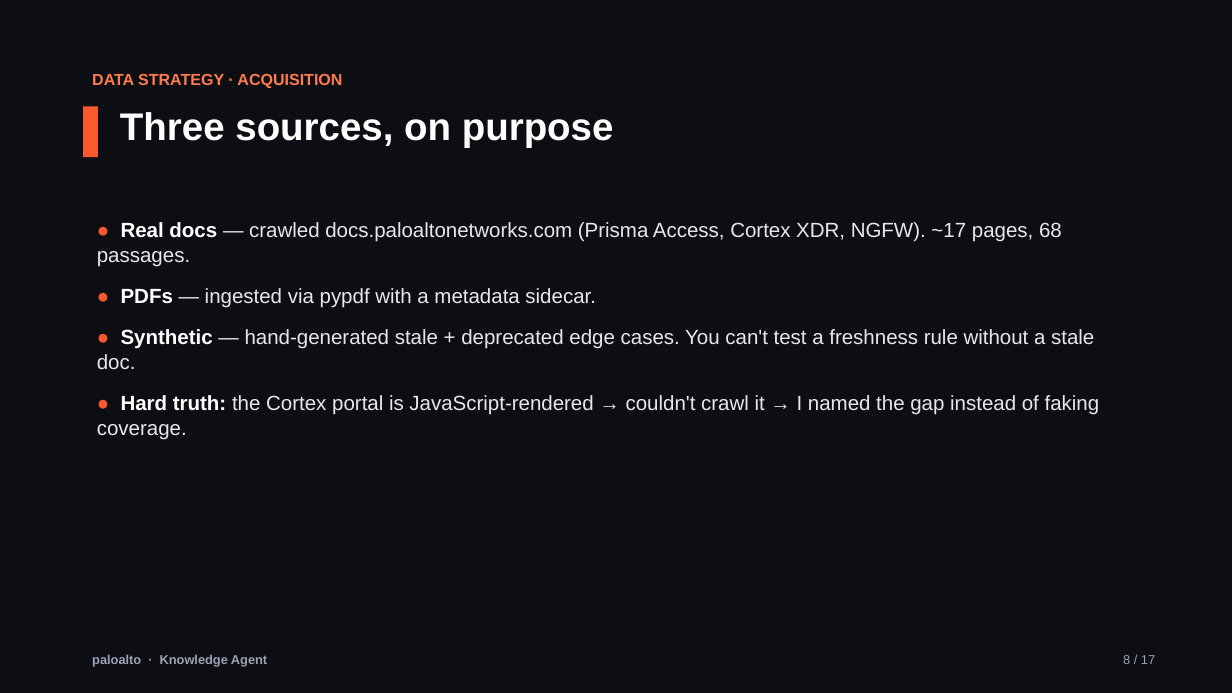
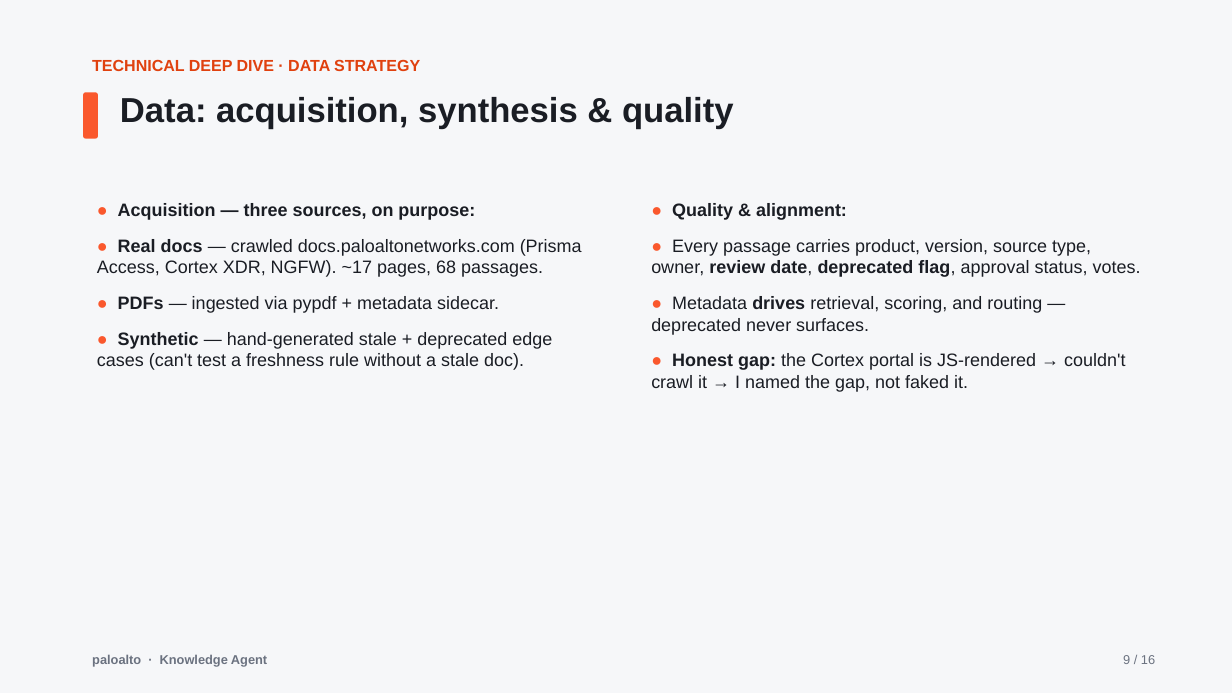
Before and after one commit to ashveej/PaloAltoknowledgeagent, a slide deck: slide 9 of presentation/Executive_Presentation.pptx (slide 8 before the commit). Drawn at 1232x693 pixels with LibreOffice and Linux fonts; fonts in the diff are those of the drawing. Boxes give left, top, right and bottom in pixels: in the first picture for what was removed or moved away, otherwise in the second. Text is boxed around its words. In the diff, an @@ line names an element or a change of style, - is before the commit and + after.

```diff
--- a/presentation/Executive_Presentation.pptx
+++ b/presentation/Executive_Presentation.pptx
@@ background #0C0E14 to #F6F7F9 @@
@@ text at (92, 59, 420, 71): text changed; text colour #FF7A4D to #E0410F @@
-DATA STRATEGY · ACQUISITION
+TECHNICAL DEEP DIVE · DATA STRATEGY
@@ rounded rectangle: place and size @@
-rounded rectangle at (83, 106, 98, 157)
+rounded rectangle at (83, 92, 98, 139)
@@ rounded rectangle at (83, 92, 98, 139): rectangle to rounded rectangle @@
@@ text removed at (120, 112, 614, 147) @@
-Three sources, on purpose
@@ text added at (120, 97, 734, 129), 27 pt, text #1A1D24, bold @@
+Data: acquisition, synthesis & quality
@@ text "● Acquisition — three sources, ...": place and size @@
-text "● Acquisition — three sources, ..." at (97, 222, 1100, 440)
+text "● Acquisition — three sources, ..." at (97, 203, 582, 370)
@@ text at (118, 203, 475, 220): paragraph added @@
+● Acquisition — three sources, on purpose:
@@ text added at (651, 203, 1141, 392), 14 pt, text #1A1D24 @@
+● Quality & alignment:
+● Every passage carries product, version, source type, owner, review date, deprecated flag, approval status, votes.
+● Metadata drives retrieval, scoring, and routing — deprecated never surfaces.
+● Honest gap: the Cortex portal is JS-rendered → couldn't crawl it → I named the gap, not faked it.
@@ text at (97, 239, 582, 277): size 16 to 14 pt in "● Real docs — crawled docs.paloaltonetworks.com (Prisma ..."; text colour #FFFFFF to #1A1D24 in "Real docs"; text colour #E6E8EC to #1A1D24 in "— crawled docs.paloaltonetworks.com (Prisma Access, Cortex X ..."; less space between paragraphs @@
@@ text at (97, 296, 552, 370): text changed; size 16 to 14 pt; text colour #E6E8EC to #1A1D24 @@
-● PDFs — ingested via pypdf with a metadata sidecar.
-● Synthetic — hand-generated stale + deprecated edge cases. You can't test a freshness rule without a stale doc.
-● Hard truth: the Cortex portal is JavaScript-rendered → couldn't crawl it → I named the gap instead of faking coverage.
+● PDFs — ingested via pypdf + metadata sidecar.
+● Synthetic — hand-generated stale + deprecated edge cases (can't test a freshness rule without a stale doc).
@@ text "paloalto · Knowledge Agent" at (92, 654, 267, 667): text colour #9AA3B2 to #6B7280 @@
@@ text at (1123, 655, 1155, 664): text changed; text colour #9AA3B2 to #6B7280 @@
-8 / 17
+9 / 16
```
Also in this commit, not shown: 7 other slides changed, 8 slides added, 9 slides removed, 6 other files.
